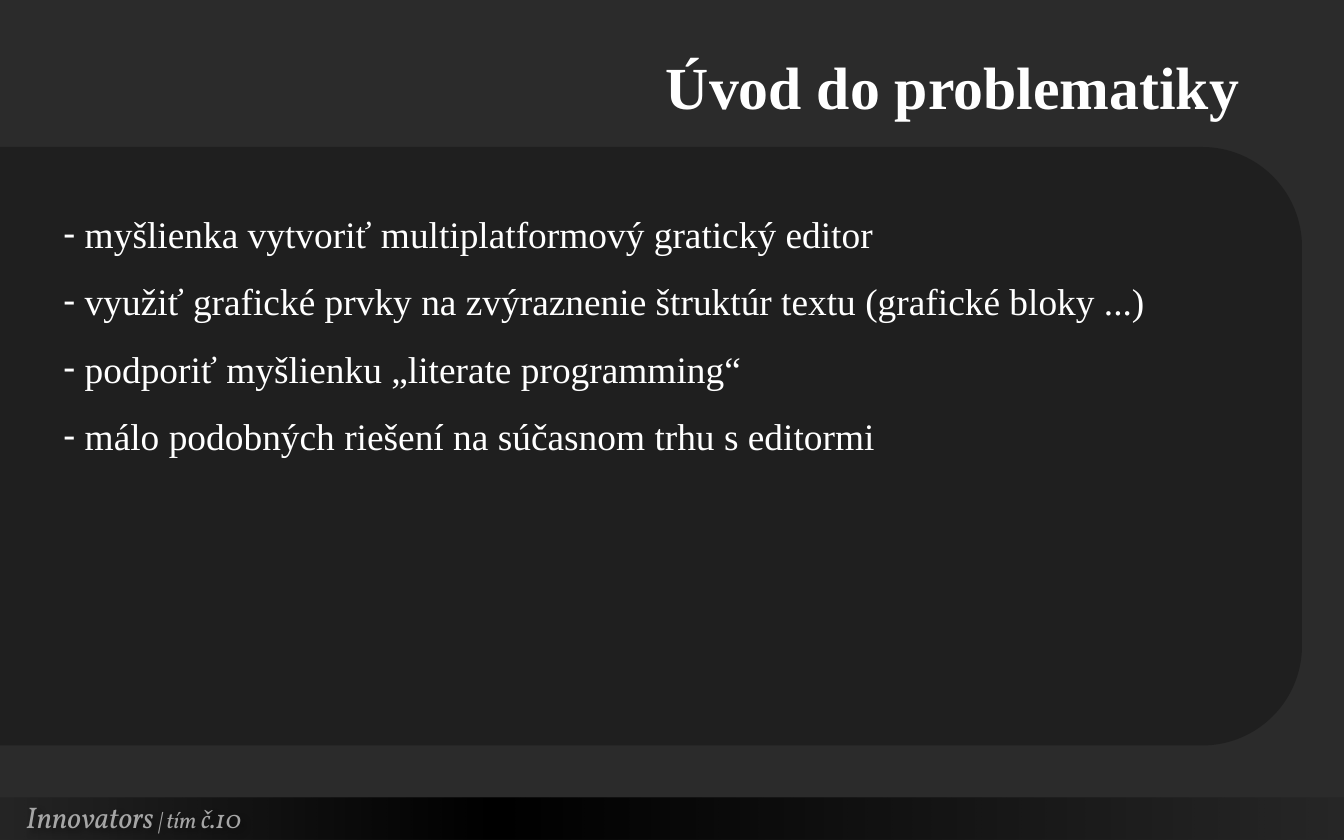
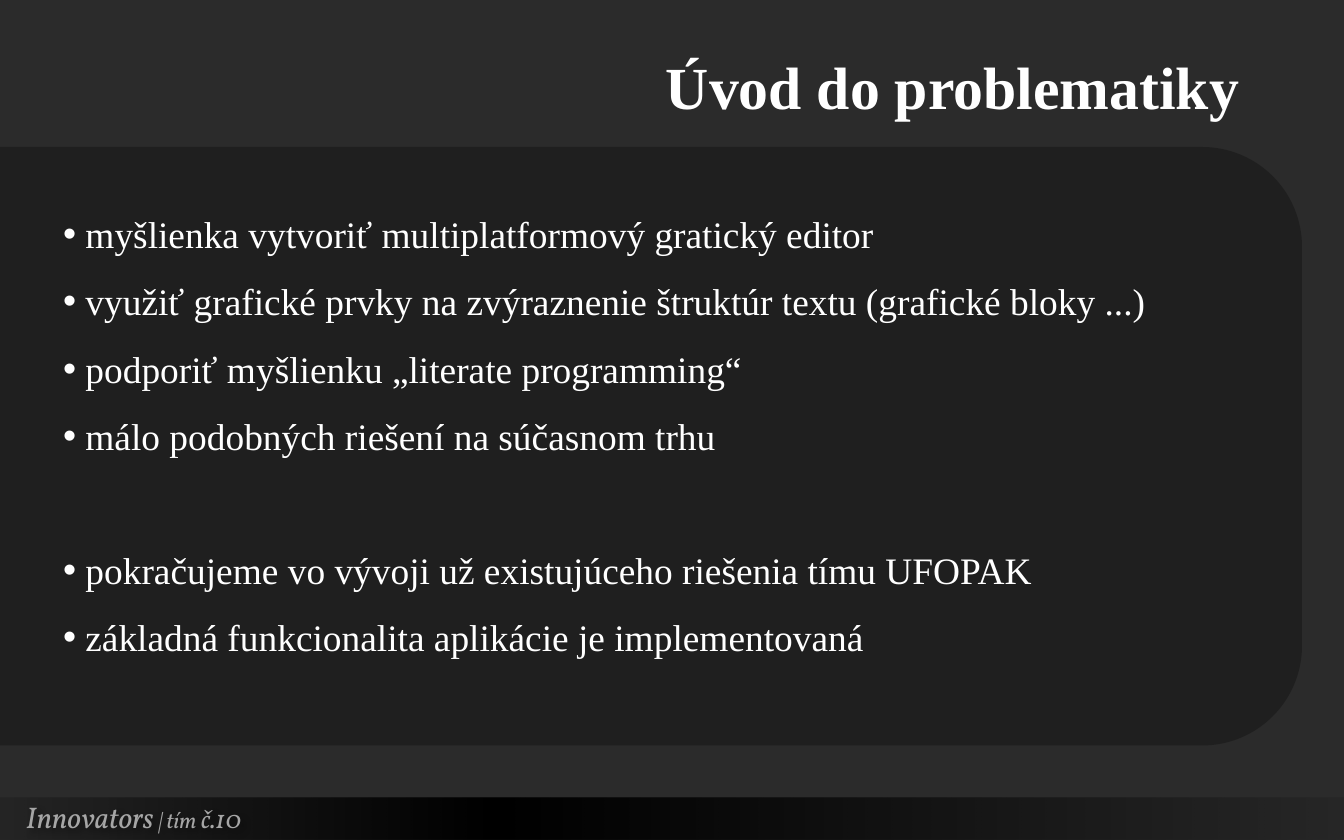
Before and after one commit to Innovators-Team10/Documentation, a slide deck: slide 2 of Dokumentacie/Ostatne/Innovators.pptx. Drawn at 1344x840 pixels with LibreOffice and Linux fonts; fonts in the diff are those of the drawing; background and template pictures are left out; a plain dark background stands for a picture behind light text. Boxes give left, top, right and bottom in pixels: in the first picture for what was removed or moved away, otherwise in the second. Text is boxed around its words. In the diff, an @@ line names an element or a change of style, - is before the commit and + after.

```diff
--- a/Dokumentacie/Ostatne/Innovators.pptx
+++ b/Dokumentacie/Ostatne/Innovators.pptx
@@ text at (x1=85, y1=221, x2=1095, y2=390): bullet - to • @@
@@ text at (x1=85, y1=424, x2=1031, y2=659): text changed @@
-– málo podobných riešení na súčasnom trhu s editormi
+• málo podobných riešení na súčasnom trhu
+• pokračujeme vo vývoji už existujúceho riešenia tímu UFOPAK
+• základná funkcionalita aplikácie je implementovaná
```
Also in this commit, not shown: 9 other slides changed, 2 slides added, 1 slide removed.
